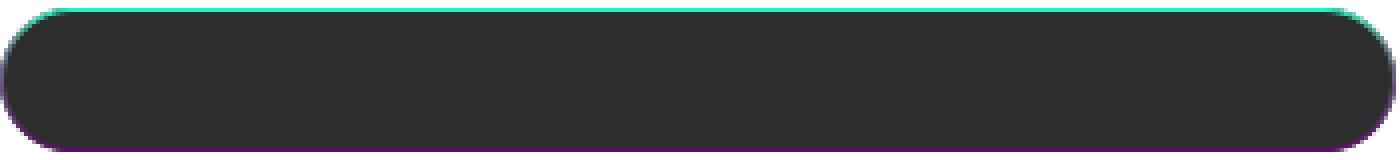
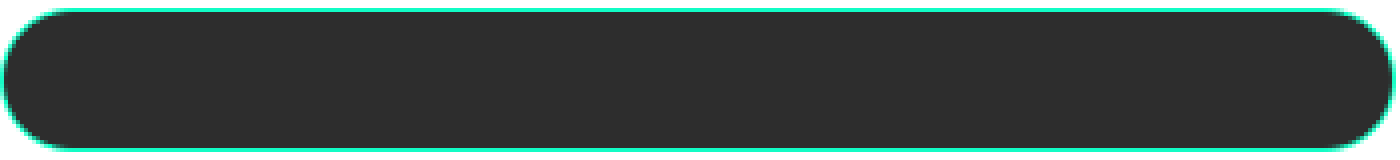
Revision of a layered 1400×160 image; what changed, layer by layer:
hid "v3" (1st of 2) over left=0, top=8, right=1396, bottom=152
